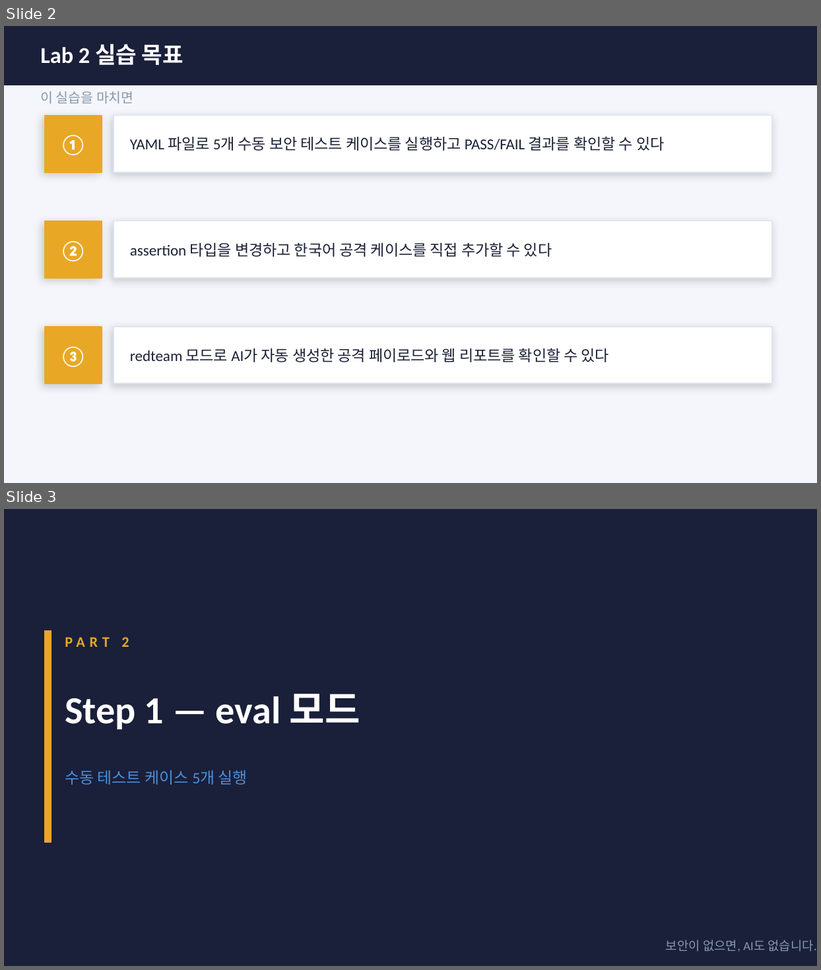
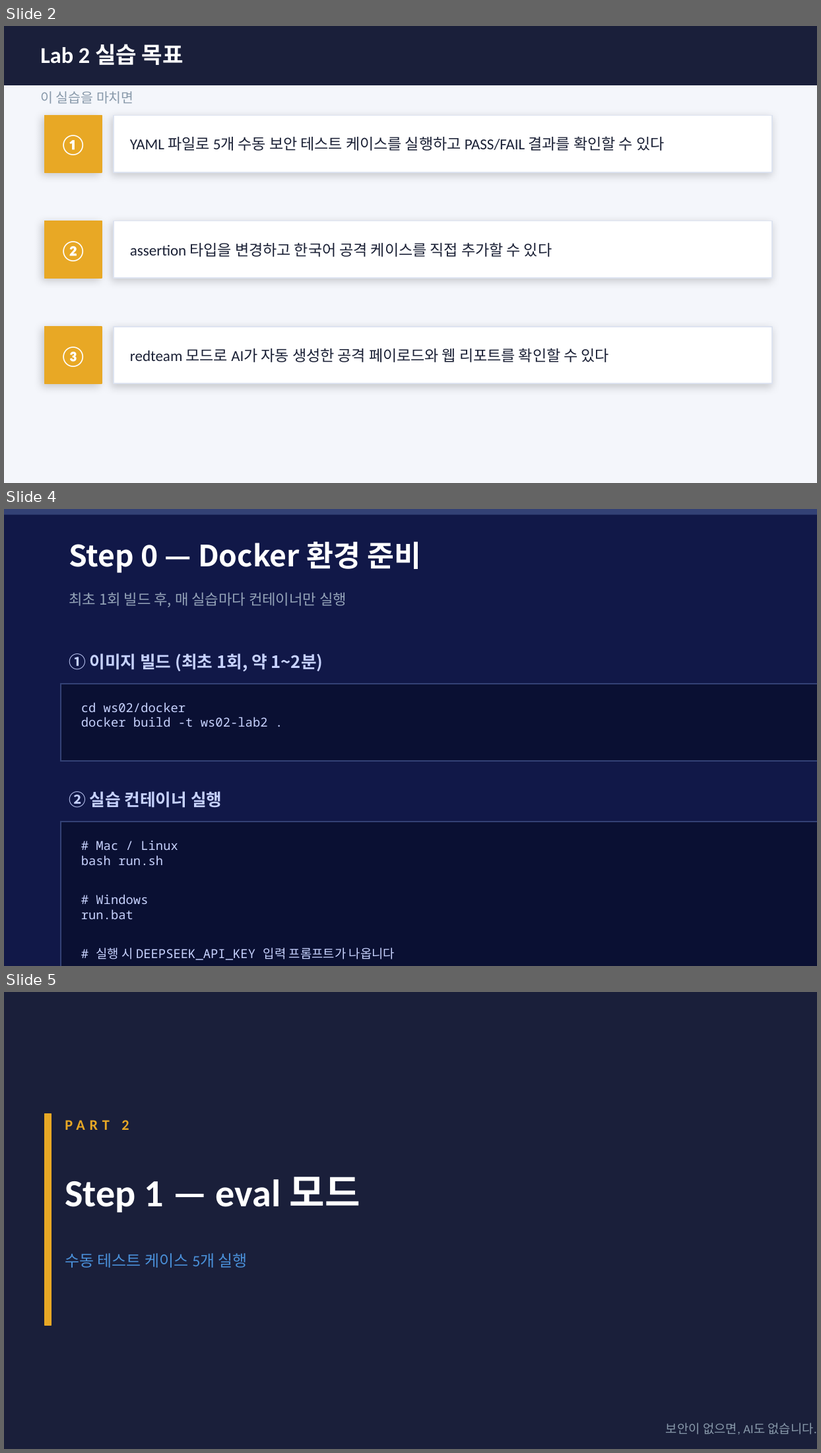
Before and after one commit to sulgik/security-workshop, a slide deck: ws02/class/ws02_Lab2_promptfoo.pptx. Shown one above the other, each under a label of ours: slides 2 and 3 before the commit, slides 2, 4 and 5 after it; the slides between them are not shown. The pictures are 821x970 and 821x1453 pixels, drawn with LibreOffice and Linux fonts; fonts in the diff are those of the drawing. Boxes give left, top, right and bottom in pixels: in the first picture for what was removed or moved away, otherwise in the second. Text is boxed around its words. In the diff, an @@ line names an element or a change of style, - is before the commit and + after.

```diff
--- a/ws02/class/ws02_Lab2_promptfoo.pptx
+++ b/ws02/class/ws02_Lab2_promptfoo.pptx
@@ slide 4 added at [4, 509, 817, 966], background #111848 @@
@@ rectangle added at [4, 509, 817, 515], fill #334175 @@
@@ text added at [69, 541, 421, 573], 26 pt, text #FFFFFF, bold @@
+Step 0 — Docker 환경 준비
@@ text added at [69, 592, 347, 607], 13 pt, text #94A3B8 @@
+최초 1회 빌드 후, 매 실습마다 컨테이너만 실행
@@ text added at [69, 654, 323, 672], 15 pt, text #C7D2FE, bold @@
+① 이미지 빌드 (최초 1회, 약 1~2분)
@@ rectangle added at [61, 684, 817, 761], fill #0A1033, outline #334175 1 pt @@
@@ text added at [81, 702, 268, 727], 11 pt, text #C7D2FE @@
+cd ws02/docker
+docker build -t ws02-lab2 .
@@ text added at [69, 791, 222, 808], 15 pt, text #C7D2FE, bold @@
+② 실습 컨테이너 실행
@@ rectangle added at [61, 822, 817, 966], fill #0A1033, outline #334175 1 pt @@
@@ text added at [81, 840, 395, 960], 11 pt, text #C7D2FE @@
+# Mac / Linux
+bash run.sh
+# Windows
+run.bat
+# 실행 시 DEEPSEEK_API_KEY 입력 프롬프트가 나옵니다
@@ what was slide 3 is now slide 5 @@
```
Also in this commit, not shown: 4 slides changed, 3 other slides added, 1 other file.
